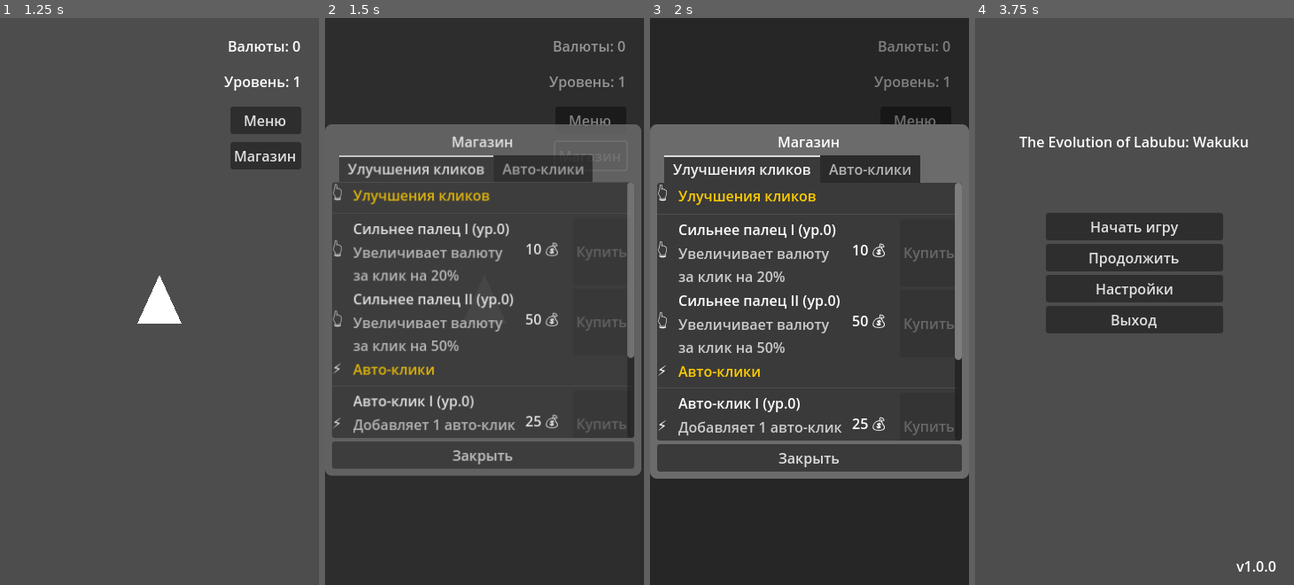
Above: before the commit, frames 1-4 (left to right).
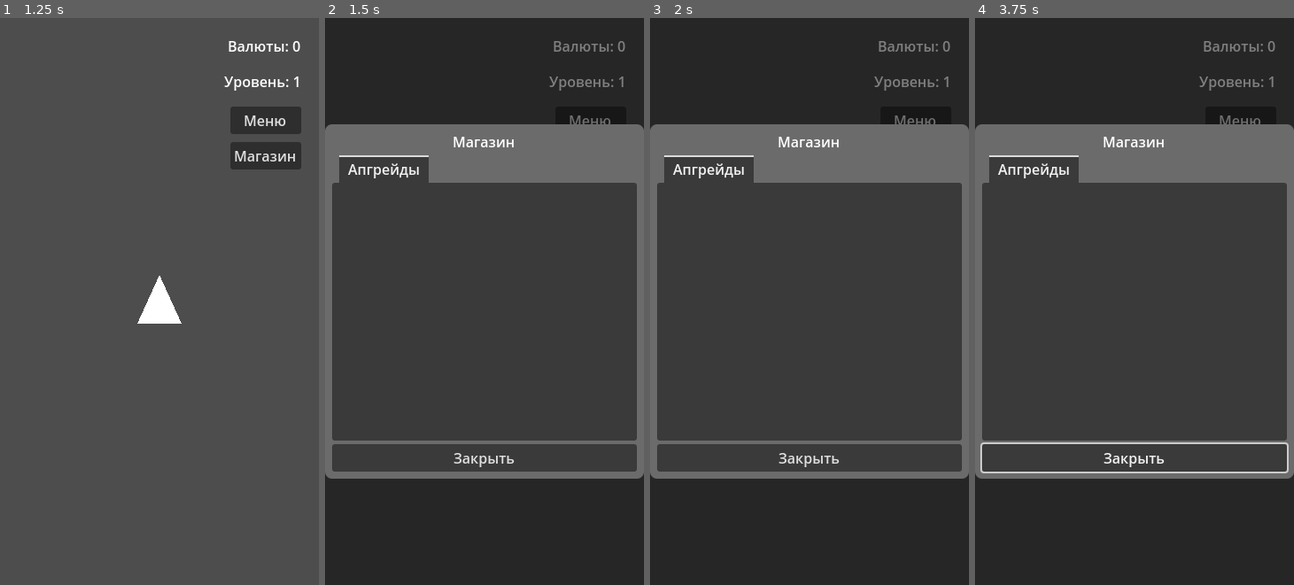
Above: after the commit, the same moments.

Repository: Common-ka/the-evolution-of-Labubu-Wakuku
Game: Godot game, scene res://scenes/main/main_menu.tscn
The game is run twice, just before and just after one commit, with the same random seed, the same clock (stepped at 60 frames per second) and the same inputs.
Inputs:
- Up to frame 1 (1.25 s): click "Начать игру" at 0.5 s
- Up to frame 2 (1.5 s): click "Магазин" at 1.25 s
- Up to frame 3 (2 s): no input
- Up to frame 4 (3.75 s): click "Меню" at 2 s; click "Закрыть" at 2.75 s; click "Меню" at 3.5 s

Frame 1 is identical in both runs. In frame 2, 11% of the frame differs, in the area x 0-100%, y 18-82%; in frame 3, 7.6%; in frame 4, 51%, in the area x 0-100%, y 0-100%.
Error after the commit: Parse Error: Identifier "list_container" not declared in the current scope. (res://scripts/ui/shop_panel.gd:261)

Commit message:
feat: implement separate tabs for each upgrade category - create dynamic tabs based on JSON categories - order tabs by importance: click_upgrades, auto_click_upgrades, multiplier_upgrades - save active tab index between shop openings - render only upgrades for selected category - remove old combined shop tab - add category icons to tab titles

Diff:
--- a/scenes/ui/shop_panel.tscn
+++ b/scenes/ui/shop_panel.tscn
@@ -72,22 +72,10 @@
 size_flags_vertical = 3
 current_tab = 0
 
-[node name="Магазин" type="VBoxContainer" parent="Panel/Margin/VBox/TabContainer"]
-layout_mode = 2
-metadata/_tab_index = 0
-
-[node name="Items" type="ScrollContainer" parent="Panel/Margin/VBox/TabContainer/Магазин"]
-layout_mode = 2
-size_flags_vertical = 3
-
-[node name="VBoxContainer" type="VBoxContainer" parent="Panel/Margin/VBox/TabContainer/Магазин/Items"]
-layout_mode = 2
-size_flags_horizontal = 3
-
 [node name="Апгрейды" type="VBoxContainer" parent="Panel/Margin/VBox/TabContainer"]
 visible = false
 layout_mode = 2
-metadata/_tab_index = 1
+metadata/_tab_index = 0
 
 [node name="UpgradeStats" type="ScrollContainer" parent="Panel/Margin/VBox/TabContainer/Апгрейды"]
 layout_mode = 2
--- a/scripts/ui/shop_panel.gd
+++ b/scripts/ui/shop_panel.gd
@@ -6,8 +6,8 @@
 var upgrades: Dictionary = {}
 var categories: Dictionary = {}
 var current_category: String = ""
-
-@onready var list_container: VBoxContainer = $Panel/Margin/VBox/TabContainer/Магазин/Items/VBoxContainer
+var active_tab_index: int = 0  # Сохраняем активную вкладку
+
 @onready var upgrade_stats_container: VBoxContainer = $Panel/Margin/VBox/TabContainer/Апгрейды/UpgradeStats/VBoxContainer
 @onready var close_button: Button = $Panel/Margin/VBox/CloseButton
 @onready var overlay: ColorRect = $Overlay
@@ -46,11 +46,14 @@
 	animate_hide()
 
 func _on_tab_changed(tab: int) -> void:
+	# Сохраняем активную вкладку
+	active_tab_index = tab
+
 	# Обновляем содержимое при смене вкладки
-	if tab == 0: # Магазин
+	if tab == tab_container.get_tab_count() - 1: # Последняя вкладка - "Апгрейды"
+		_render_upgrade_stats()
+	else: # Вкладки категорий
 		_render_items()
-	elif tab == 1: # Апгрейды
-		_render_upgrade_stats()
 
 func _prepare_initial_state() -> void:
 	overlay.visible = true
@@ -114,62 +117,92 @@
 		categories = {}
 
 func _setup_categories() -> void:
-	# Устанавливаем названия вкладок на основе категорий
-	if categories.has("click_upgrades"):
-		tab_container.set_tab_title(0, categories["click_upgrades"]["name"])
-	if categories.has("auto_click_upgrades"):
-		tab_container.set_tab_title(1, categories["auto_click_upgrades"]["name"])
-
-	# Если нет категорий, используем стандартные названия
-	if categories.is_empty():
-		tab_container.set_tab_title(0, "Магазин")
-		tab_container.set_tab_title(1, "Апгрейды")
+	# Удаляем все существующие вкладки кроме "Апгрейды"
+	while tab_container.get_tab_count() > 1:
+		tab_container.remove_child(tab_container.get_child(1))
+
+	# Порядок категорий по важности
+	var category_order = ["click_upgrades", "auto_click_upgrades", "multiplier_upgrades"]
+
+	# Создаем вкладки для каждой категории
+	for category_id in category_order:
+		if categories.has(category_id):
+			_create_category_tab(category_id)
+
+	# Устанавливаем активную вкладку
+	if active_tab_index < tab_container.get_tab_count():
+		tab_container.current_tab = active_tab_index
+	else:
+		tab_container.current_tab = 0
+		active_tab_index = 0
+
+func _create_category_tab(category_id: String) -> void:
+	var category_data = categories[category_id]
+
+	# Создаем контейнер для вкладки
+	var tab_container_node = VBoxContainer.new()
+	tab_container_node.name = category_id
+
+	# Создаем ScrollContainer для прокрутки
+	var scroll_container = ScrollContainer.new()
+	scroll_container.size_flags_vertical = Control.SIZE_EXPAND_FILL
+
+	# Создаем VBoxContainer для элементов
+	var vbox_container = VBoxContainer.new()
+	vbox_container.size_flags_horizontal = Control.SIZE_EXPAND_FILL
+	scroll_container.add_child(vbox_container)
+
+	# Добавляем в иерархию
+	tab_container_node.add_child(scroll_container)
+	tab_container.add_child(tab_container_node)
+
+	# Устанавливаем название вкладки с иконкой
+	var tab_title = "%s %s" % [category_data.get("icon", "📦"), category_data.get("name", category_id)]
+	tab_container.set_tab_title(tab_container.get_tab_count() - 1, tab_title)
+
+	# Сохраняем ссылку на контейнер для рендеринга
+	tab_container_node.set_meta("list_container", vbox_container)
+	tab_container_node.set_meta("category_id", category_id)
 
 func _render_items() -> void:
+	# Получаем текущую активную вкладку
+	var current_tab = tab_container.get_current_tab_control()
+	if not current_tab:
+		return
+
+	# Получаем контейнер для рендеринга
+	var list_container = current_tab.get_meta("list_container", null)
+	if not list_container:
+		return
+
+	# Очищаем контейнер
 	for child in list_container.get_children():
 		child.queue_free()
 
-	# Группируем апгрейды по категориям
-	var categorized_upgrades: Dictionary = {}
+	# Получаем ID категории
+	var category_id = current_tab.get_meta("category_id", "")
+	if category_id.is_empty():
+		return
+
+	# Получаем данные категории
+	var category_data = categories.get(category_id, {})
+	if category_data.is_empty():
+		return
+
+	# Получаем апгрейды для этой категории
+	var category_upgrades = _get_upgrades_by_category(category_id)
+
+	# Рендерим апгрейды
+	for upg_id in category_upgrades:
+		_render_upgrade_item(upg_id, upgrades[upg_id], category_data)
+
+func _get_upgrades_by_category(category_id: String) -> Array:
+	var result: Array = []
 	for upg_id in upgrades.keys():
 		var data: Dictionary = upgrades[upg_id]
-		var category = data.get("category", "unknown")
-		if not categorized_upgrades.has(category):
-			categorized_upgrades[category] = []
-		categorized_upgrades[category].append(upg_id)
-
-	# Рендерим апгрейды по категориям
-	for category_id in categorized_upgrades.keys():
-		if categories.has(category_id):
-			var category_data = categories[category_id]
-
-			# Заголовок категории
-			var category_header := HBoxContainer.new()
-			category_header.custom_minimum_size = Vector2(0, 24)
-			category_header.size_flags_horizontal = Control.SIZE_EXPAND_FILL
-
-			var icon_label := Label.new()
-			icon_label.text = category_data.get("icon", "📦")
-			icon_label.size_flags_horizontal = Control.SIZE_SHRINK_CENTER
-			icon_label.custom_minimum_size = Vector2(20, 0)
-			category_header.add_child(icon_label)
-
-			var name_label := Label.new()
-			name_label.text = category_data.get("name", category_id)
-			name_label.size_flags_horizontal = Control.SIZE_EXPAND_FILL
-			name_label.modulate = Color(1.0, 0.8, 0.0, 1.0)  # Яркий желтый цвет для заголовков
-			category_header.add_child(name_label)
-
-			list_container.add_child(category_header)
-
-			# Разделитель
-			var separator := HSeparator.new()
-			separator.modulate = Color(0.6, 0.6, 0.6, 1.0)
-			list_container.add_child(separator)
-
-			# Апгрейды категории
-			for upg_id in categorized_upgrades[category_id]:
-				_render_upgrade_item(upg_id, upgrades[upg_id], category_data)
+		if data.get("category", "") == category_id:
+			result.append(upg_id)
+	return result
 
 func _render_upgrade_item(upg_id: String, data: Dictionary, category_data: Dictionary) -> void:
 	var h := HBoxContainer.new()
